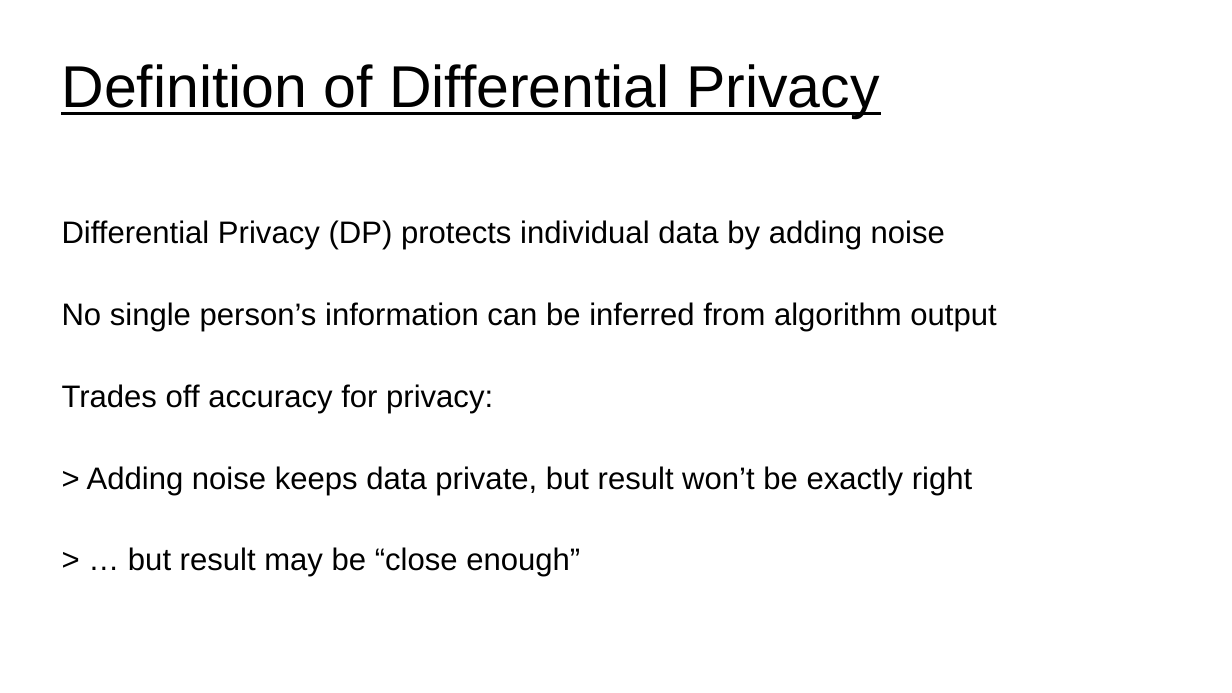
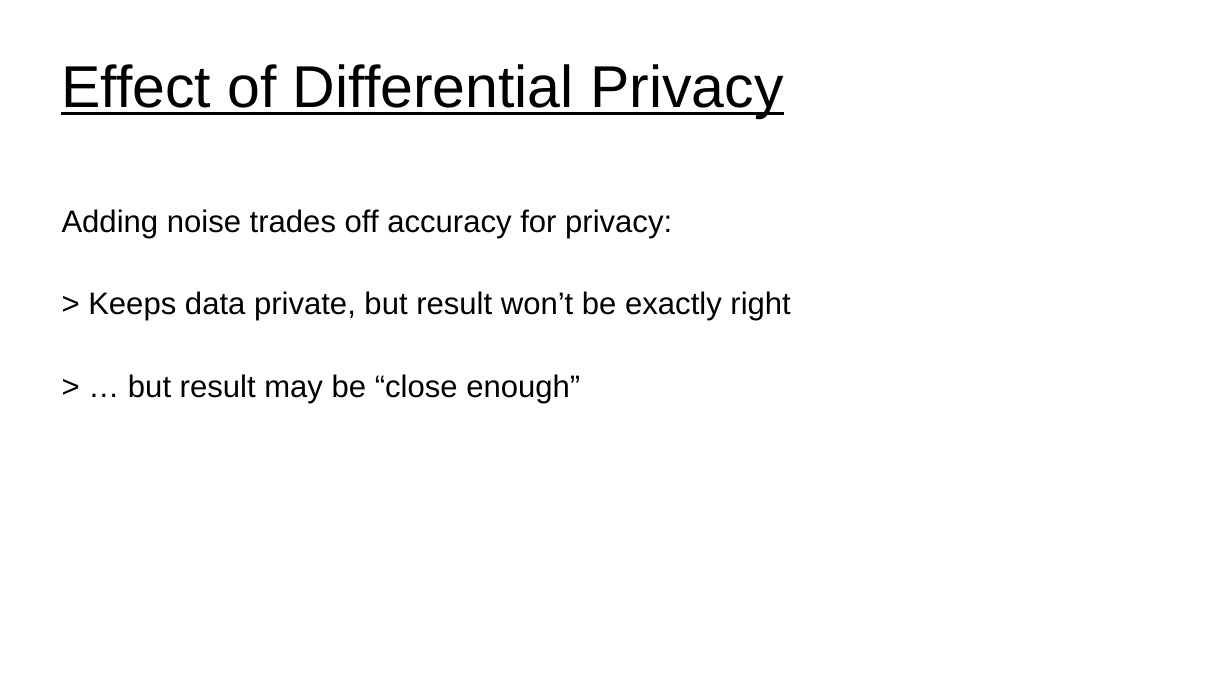
Before and after one commit to UVADS/distributed_computing, a slide deck: slide 34 of 07_distributed_model_training/federated_learning.ppt (slide 32 before the commit). Drawn at 1232x693 pixels with LibreOffice and Linux fonts; fonts in the diff are those of the drawing. Boxes give left, top, right and bottom in pixels: in the first picture for what was removed or moved away, otherwise in the second. Text is boxed around its words. In the diff, an @@ line names an element or a change of style, - is before the commit and + after.

```diff
--- a/07_distributed_model_training/federated_learning.ppt
+++ b/07_distributed_model_training/federated_learning.ppt
@@ title at [61, 64, 783, 118]: text changed @@
-Definition of Differential Privacy
+Effect of Differential Privacy
@@ subtitle "Adding noise trades off accuracy ...": place and size @@
-subtitle "Adding noise trades off accuracy ..." at [62, 220, 996, 577]
+subtitle "Adding noise trades off accuracy ..." at [62, 209, 790, 403]
@@ subtitle at [62, 209, 790, 321]: text changed @@
-Differential Privacy (DP) protects individual data by adding noise
-No single person’s information can be inferred from algorithm output
-Trades off accuracy for privacy:
-> Adding noise keeps data private, but result won’t be exactly right
+Adding noise trades off accuracy for privacy:
+> Keeps data private, but result won’t be exactly right
```
Also in this commit, not shown: 1 other slide changed, 2 slides added, 1 slide removed, 1 other file.
